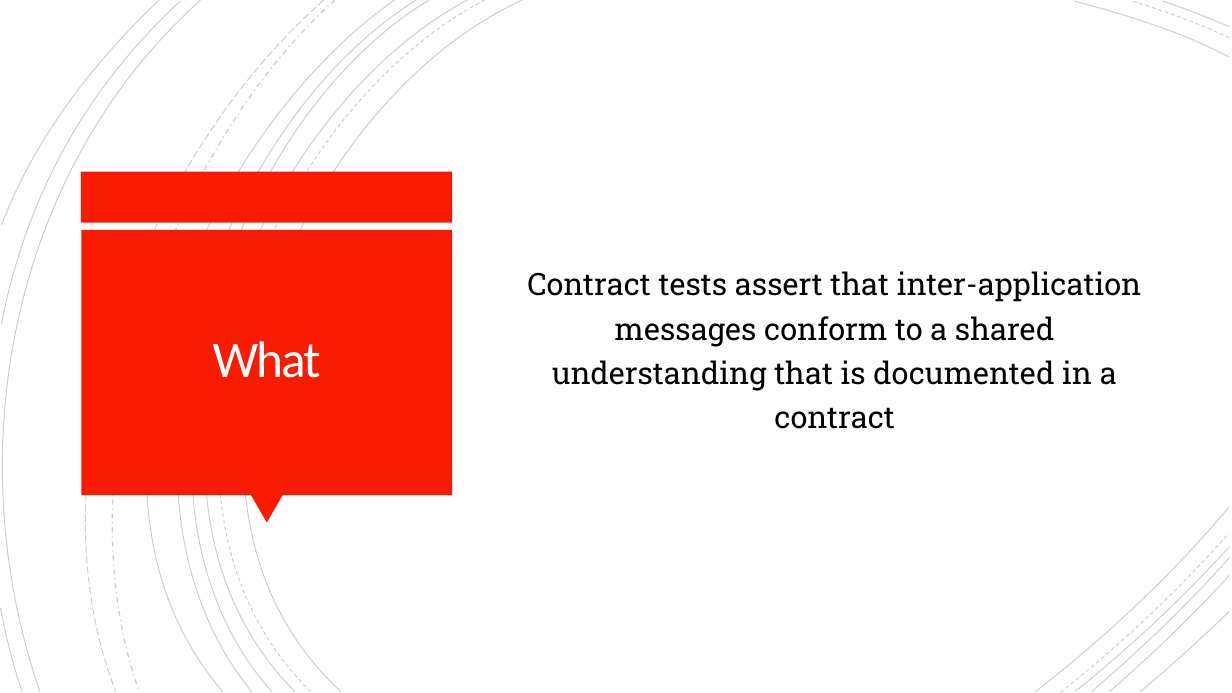
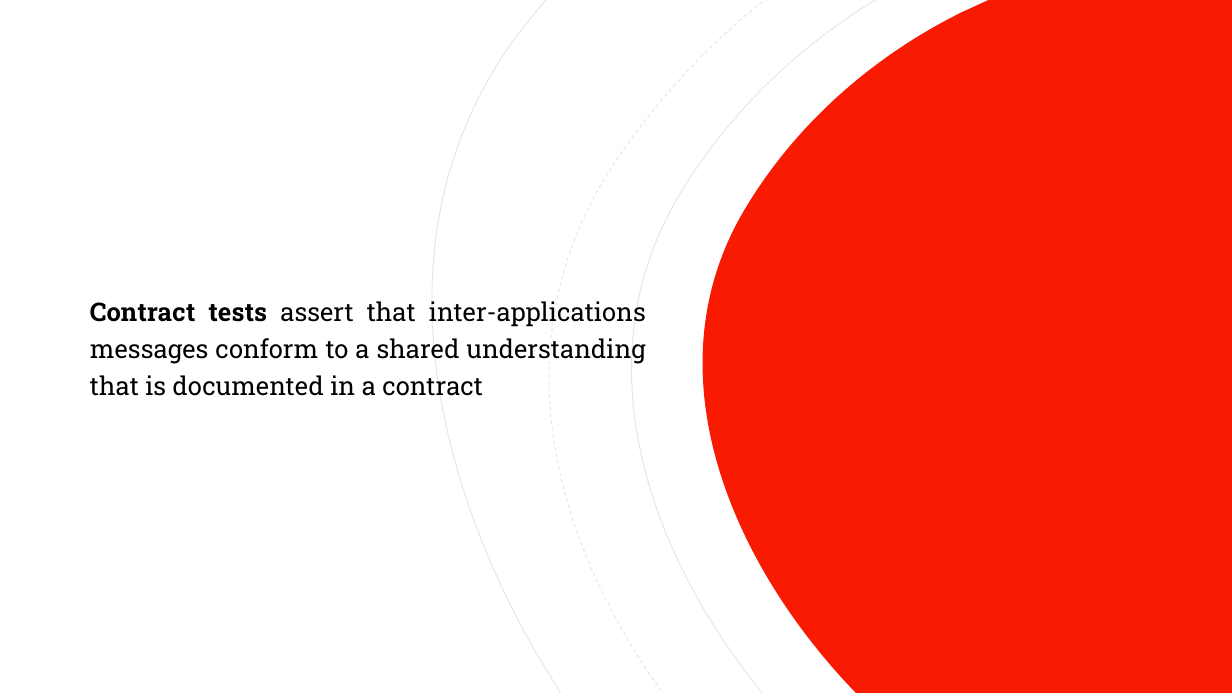
Before and after one commit to gigapr/Presentations, a slide deck: slide 2 of ConsumerDrivenContract.pptx. Drawn at 1232x693 pixels with LibreOffice and Linux fonts; fonts in the diff are those of the drawing. Boxes give left, top, right and bottom in pixels: in the first picture for what was removed or moved away, otherwise in the second. Text is boxed around its words. In the diff, an @@ line names an element or a change of style, - is before the commit and + after.

Commit message:
Updated contract testing presentation

```diff
--- a/ConsumerDrivenContract.pptx
+++ b/ConsumerDrivenContract.pptx
@@ rectangle added at <box>0,0,1232,693</box>, fill #FFFFFF @@
@@ freeform shape added at <box>432,0,1231,693</box>, outline #000000 0.75 pt @@
@@ freeform shape added at <box>549,0,1232,693</box>, outline #000000 0.75 pt dashed @@
@@ freeform shape added at <box>631,0,1231,693</box>, outline #000000 0.75 pt @@
@@ freeform shape added at <box>702,0,1232,693</box>, fill #F81B02 @@
@@ rectangle removed at <box>81,172,453,223</box> @@
@@ rectangle removed at <box>81,230,452,495</box> @@
@@ text at <box>90,301,646,396</box>: text changed; size 24 to 20 pt @@
-Contract tests assert that inter-application messages conform to a shared understanding that is documented in a contract
+Contract tests assert that inter-applications messages conform to a shared understanding that is documented in a contract
@@ title removed at <box>213,341,321,378</box> @@
-What
@@ triangle removed at <box>250,495,283,523</box> @@
@@ freeform shape removed at <box>1036,506,1230,691</box> @@
@@ freeform shape removed at <box>1076,546,1230,691</box> @@
@@ freeform shape removed at <box>1092,557,1229,691</box> @@
```
Also in this commit, not shown: 1 other slide changed, 2 slides added, 1 slide removed.
